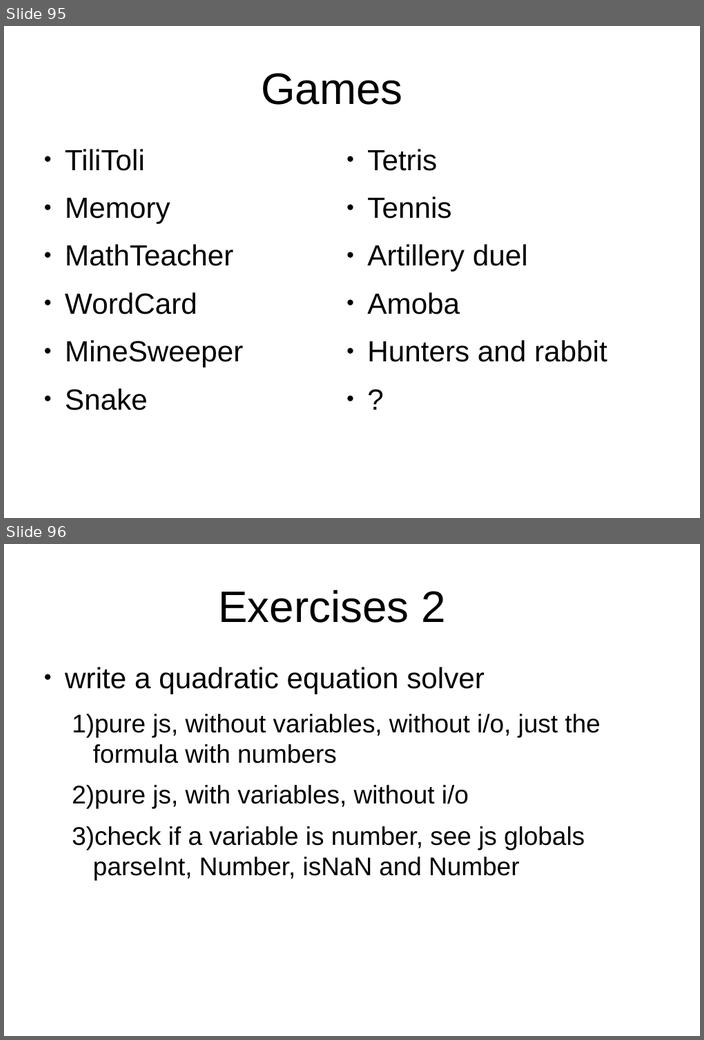
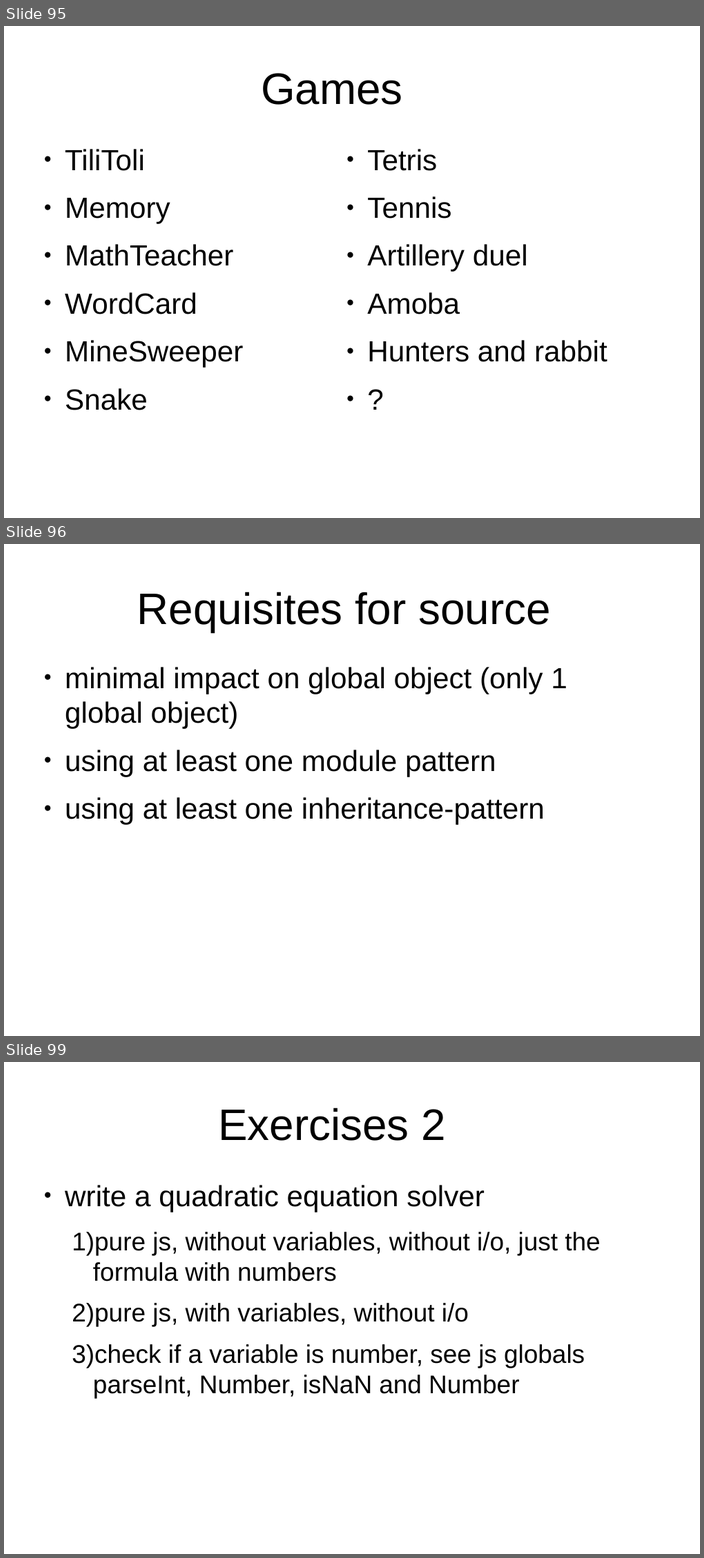
Before and after one commit to peterborkuti/other, a slide deck: JavaScriptBasics/jsbasics-slide.odp. Shown one above the other, each under a label of ours: slides 95 and 96 before the commit, slides 95, 96 and 99 after it; the slides between them are not shown. The pictures are 704x1040 and 704x1558 pixels, drawn with LibreOffice and Linux fonts; fonts in the diff are those of the drawing; background and template pictures are left out. Boxes give left, top, right and bottom in pixels: in the first picture for what was removed or moved away, otherwise in the second. Text is boxed around its words. In the diff, an @@ line names an element or a change of style, - is before the commit and + after.

```diff
--- a/JavaScriptBasics/jsbasics-slide.odp
+++ b/JavaScriptBasics/jsbasics-slide.odp
@@ slide 96 added at [4,544,700,1036], background #FFFFFF @@
@@ title added at [137,592,550,632], 53.3 pt, text #000000 @@
+Requisites for source
@@ text added at [65,667,566,824], 35.3 pt, text #000000 @@
+● minimal impact on global object (only 1 global object)
+● using at least one module pattern
+● using at least one inheritance-pattern
@@ what was slide 96 is now slide 99 @@
```
Also in this commit, not shown: 1 slide changed, 2 other slides added, 6 other files.
